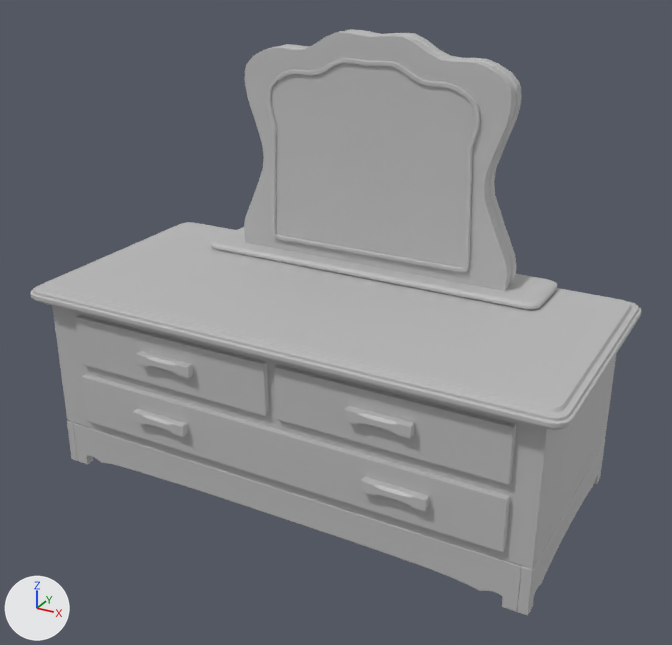
The FBX model realtime-short/Assets/Environment/Models/sm_VanityDesk.fbx, before and after one commit.
Camera for both pictures: a 50 mm camera at (1.58, -2.86, 2.09) aimed at (0.04, -0.06, 0.69). Every picture has the same lights, and +X, +Y and +Z are marked at lower left. Where no turn or scale is listed for an object, it has been applied to the vertices. Vertices at the same position are counted once.

The first picture shows 'sm_VanityDesk'.
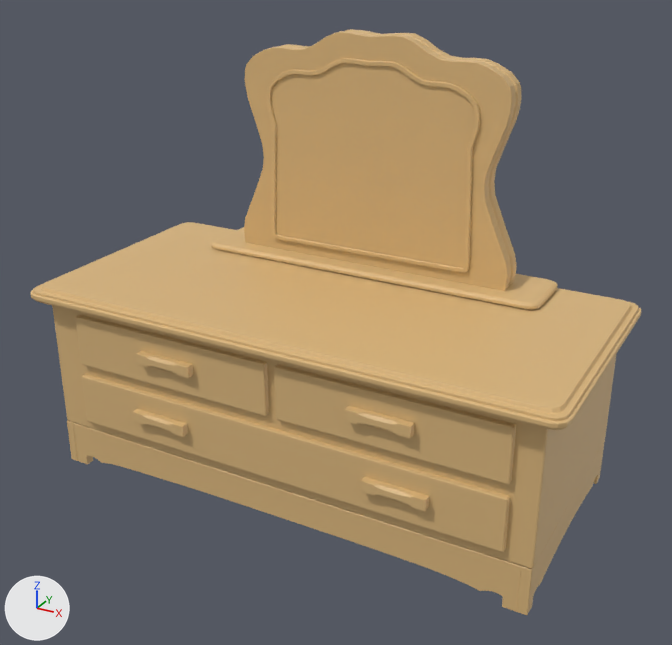
Where the newer file only moved an object's origin or applied its transform, the numbers keep the older frame.

Pixel boxes [x1, y1, x2, y2] of what changed, in the pictures (672 x 645 px; the box of a moved part takes in the faces that stretch with it):
'sm_VanityDesk', reshaped: before [31, 29, 641, 616]; after [31, 29, 641, 615]
part 1 of me_mesh, moved or reshaped: before [43, 76, 610, 615]; after [39, 76, 620, 613]
part 2 of me_mesh, recoloured: [31, 32, 641, 612] in both

The edits, one by one:
Material 'sm_Vase:mat_plastic' (mat_sm_vase_mat_plastic) is new.
Its base color is (0.71, 0.474, 0.209) (beige #dbb77e).
me_mesh is used by ob_sm_vanitydesk; location (-0.019, -0.017, 0.003).
me_mesh had 8389 vertices, 7987 faces and spanned x -1.06..1.06, y -0.51..0.51, z 0.0..1.69.
me_mesh now has 8389 vertices, 7949 faces and spans x -1.06..1.06, y -0.51..0.51, z 0.0..1.69.
me_mesh part 1: 51 vertices moved within x -0.99..0.99, y -0.49..0.41, z 0.04..1.54; 137 vertices removed from x -1.05..0.99, y -0.49..0.48, z 0.0..1.54; 137 vertices added at x -1.04..0.98, y -0.49..0.48, z 0.0..1.55.
me_mesh part 2: 6561 faces spanning x -1.06..1.06, y -0.51..0.51, z 0.0..1.69 switch from mat_lambert1 (grey #bcbcbc) to mat_sm_vase_mat_plastic (beige #dbb77e).
